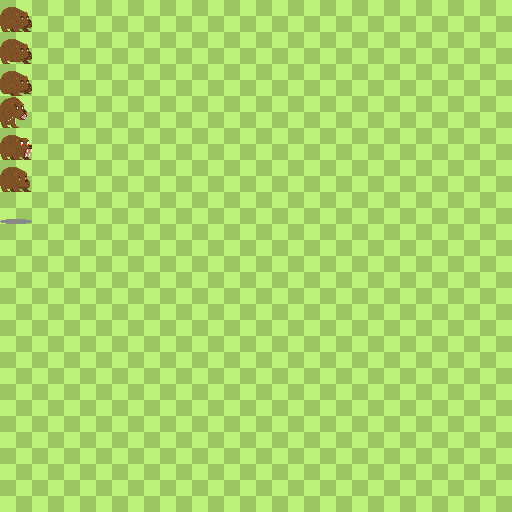
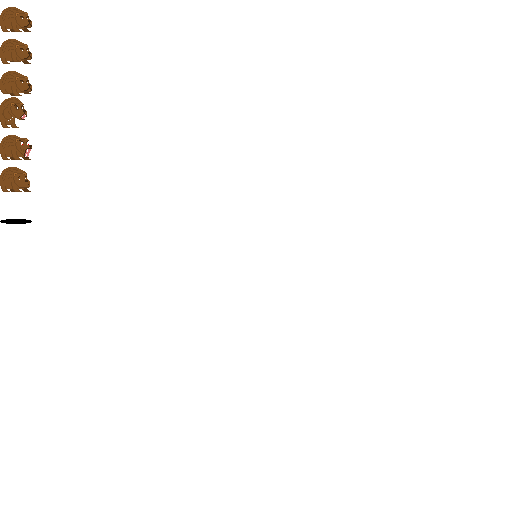
Comparing the layer stacks of the two 512px x 512px images. Changes:
painted on "Layer" over [left=0, top=219, right=32, bottom=224]
hid "Background" over [left=0, top=0, right=512, bottom=512]
